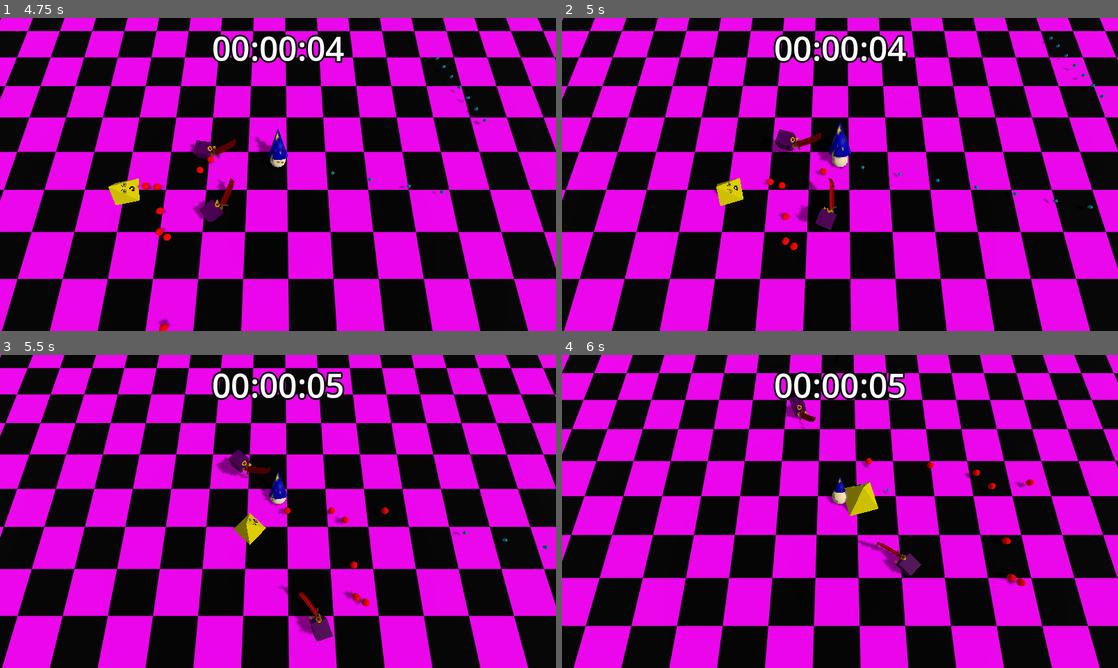
Above: before the commit, frames 1-4 (two rows, left to right).
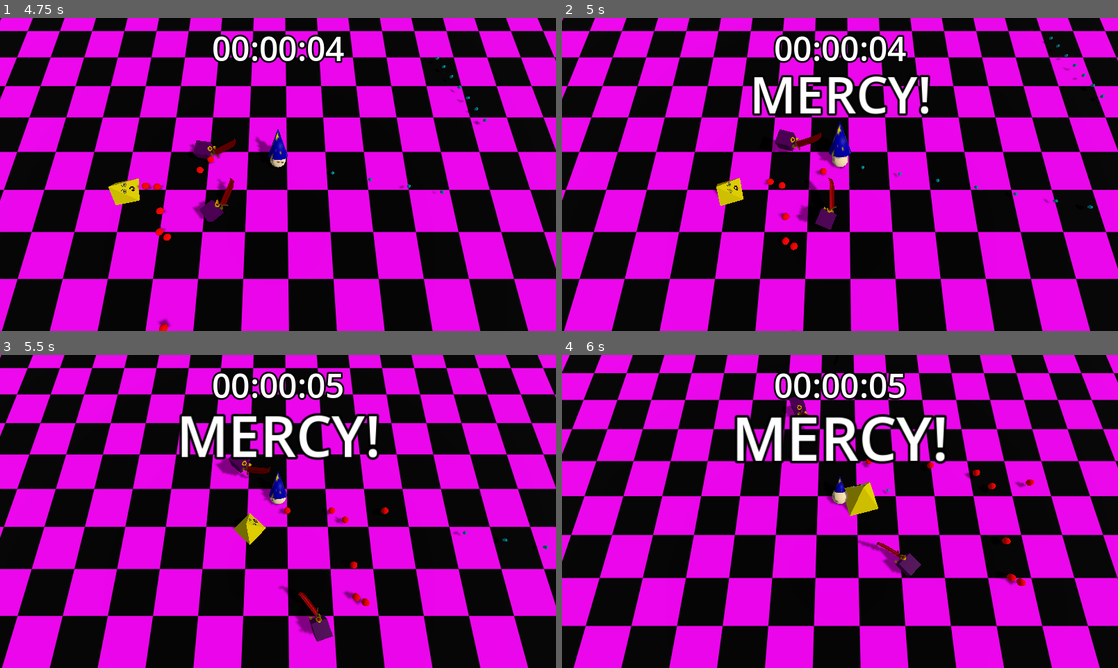
Above: after the commit, the same moments.

Repository: luce-ventress/no-mercy-bgj-2025
Game: Godot game, scene res://Scenes/Menu.tscn
The game is run twice, just before and just after one commit, with the same random seed, the same clock (stepped at 60 frames per second) and the same inputs. Sound files missing from this copy of the repository are replaced by a short silence.
Inputs (mouse positions are in pixels of both pictures, inside the frame that each line leads up to):
- Up to frame 1 (4.75 s): click "Play" at 0.5 s; move the mouse to (400, 158) at 1.27 s; press the mouse at (400, 158) at 1.28 s; hold D (player_right) 1.28-2.03 s; move the mouse to (166, 190) at 2.02 s; release the mouse at (166, 190) at 2.03 s; hold S (player_backward) 2.03-2.78 s; click (166, 190) at 2.1 s; move the mouse to (333, 105) at 2.77 s; press the mouse at (333, 105) at 2.78 s; hold D (player_right) 2.78-3.53 s; move the mouse to (250, 237) at 3.52 s; release the mouse at (250, 237) at 3.53 s; hold W (player_forward) 3.53-4.28 s; click (250, 237) at 3.6 s; move the mouse to (444, 221) at 4.27 s; press the mouse at (444, 221) at 4.28 s; hold A (player_left) from 4.28 s (still down)
- Up to frame 2 (5 s): keep holding A (player_left)
- Up to frame 3 (5.5 s): keep holding A (player_left); move the mouse to (111, 464) at 5.02 s; release the mouse at (111, 464) at 5.03 s; click (111, 464) at 5.1 s
- Up to frame 4 (6 s): move the mouse to (867, 511) at 5.77 s; release A (player_left) at 5.78 s; press the mouse at (867, 511) at 5.78 s; hold S (player_backward) from 5.78 s (still down)

Frame 1 is identical in both runs. In frame 2, 2.4% of the frame differs, in the area x 34-67%, y 18-32%; in frame 3, 3.0%; in frame 4, 3.4%, in the area x 31-70%, y 18-35%.

Commit message:
powerup manager

Diff:
--- a/Scripts/Game/PowerupManager.gd
+++ b/Scripts/Game/PowerupManager.gd
@@ -21,8 +21,10 @@
 
 func _process(delta: float) -> void:
 	if not PowerupLabel:
+		PowerupLabel = get_parent().find_child("PowerupLabel", true, false)
 		return
 	if not PowerdownLabel:
+		PowerdownLabel = get_parent().find_child("PowerDown", true, false)
 		return
 
 	time = Time.get_unix_time_from_system() - game_start_time
